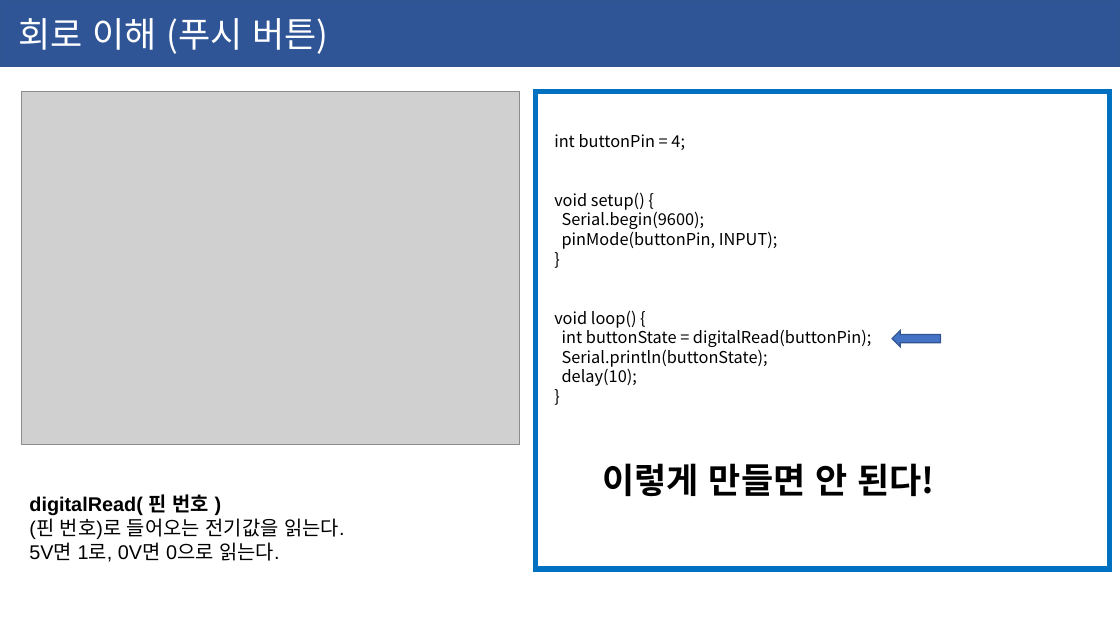
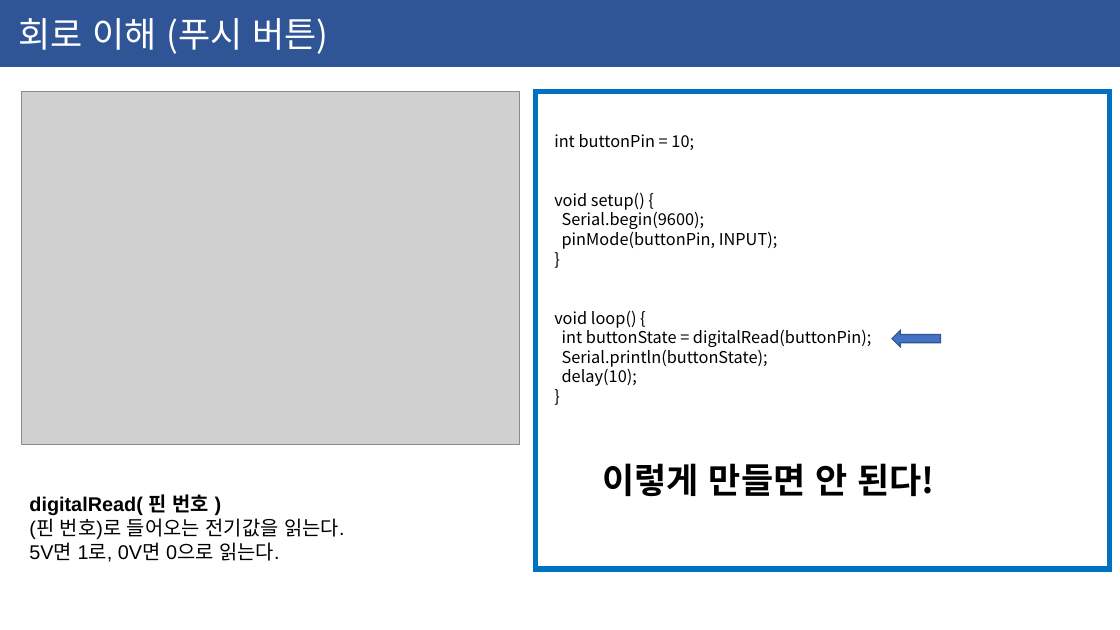
Before and after one commit to ssjf409/2020-yeonsu-highschool, a slide deck: slide 12 of 2020-06-03-연수고.pptx. Drawn at 1120x630 pixels with LibreOffice and Linux fonts; fonts in the diff are those of the drawing; grey boxes stand for pictures. Boxes give left, top, right and bottom in pixels: in the first picture for what was removed or moved away, otherwise in the second. Text is boxed around its words. In the diff, an @@ line names an element or a change of style, - is before the commit and + after.

```diff
--- a/2020-06-03-연수고.pptx
+++ b/2020-06-03-연수고.pptx
@@ text at (554, 134, 694, 150): text changed @@
-int buttonPin = 4;
+int buttonPin = 10;
```
Also in this commit, not shown: 2 other slides changed, 2 slides added.
